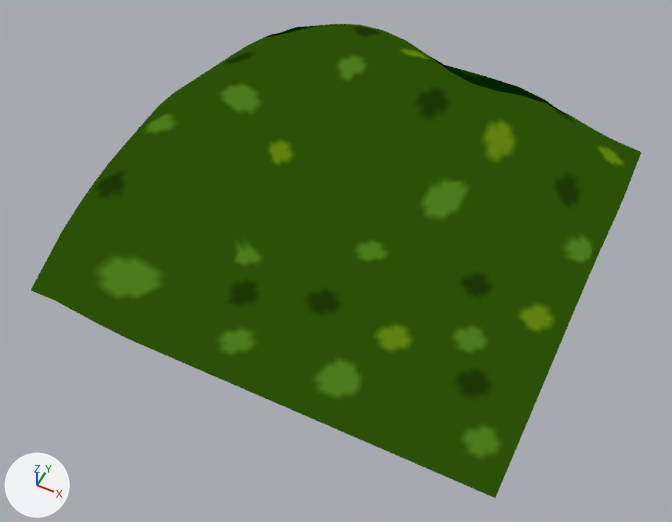
What one commit did to the Blender file assets/models/land1.blend.
Camera for both pictures: a 50 mm lens placed at (23.9, -52.5, 59.0), pointed at (0.2, -5.0, -0.4). Lighting does not change. The marker at lower left points along +X, +Y and +Z. The older version comes first.
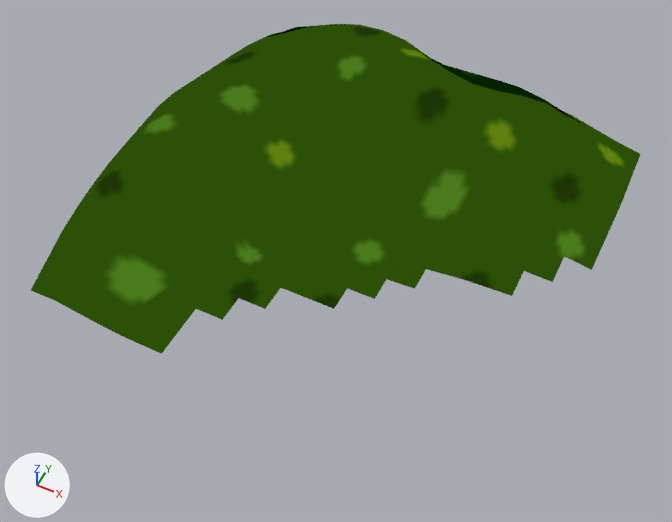
Commit message: adjusted land for trees distribution

Diff of the bpy script that builds the scene:
```diff
--- a/assets/models/land1.blend.py
+++ b/assets/models/land1.blend.py
@@ me_plane @@
 # used by ob_plane; location = (0.0, 0.0, 0.0); scale = (20.0, 20.0, 20.0)
-me_plane.from_pydata(...)  # 289 vertices, 256 faces; spans x -1.03..1.01, y -1.0..1.03, z -0.01..0.41
+me_plane.from_pydata(...)  # 227 vertices, 194 faces; spans x -1.03..1.01, y -1.0..1.03, z -0.01..0.41
+# me_plane part 1
+# 62 vertices are removed from x -0.25..1.0, y -1.0..0.0, z 0.0..0.03
+# 62 faces are deleted
 me_plane.materials.append(mat_material)
```

Location of each change, (x1, y1, x2, y2) in pixels of the pictures (672 x 522 px):
'Plane', reshaped (30% shorter)
    before: (31, 24, 641, 498)
    after: (31, 24, 640, 354)
part 1 of me_plane, deleted (green)
    before: (130, 250, 600, 498)
